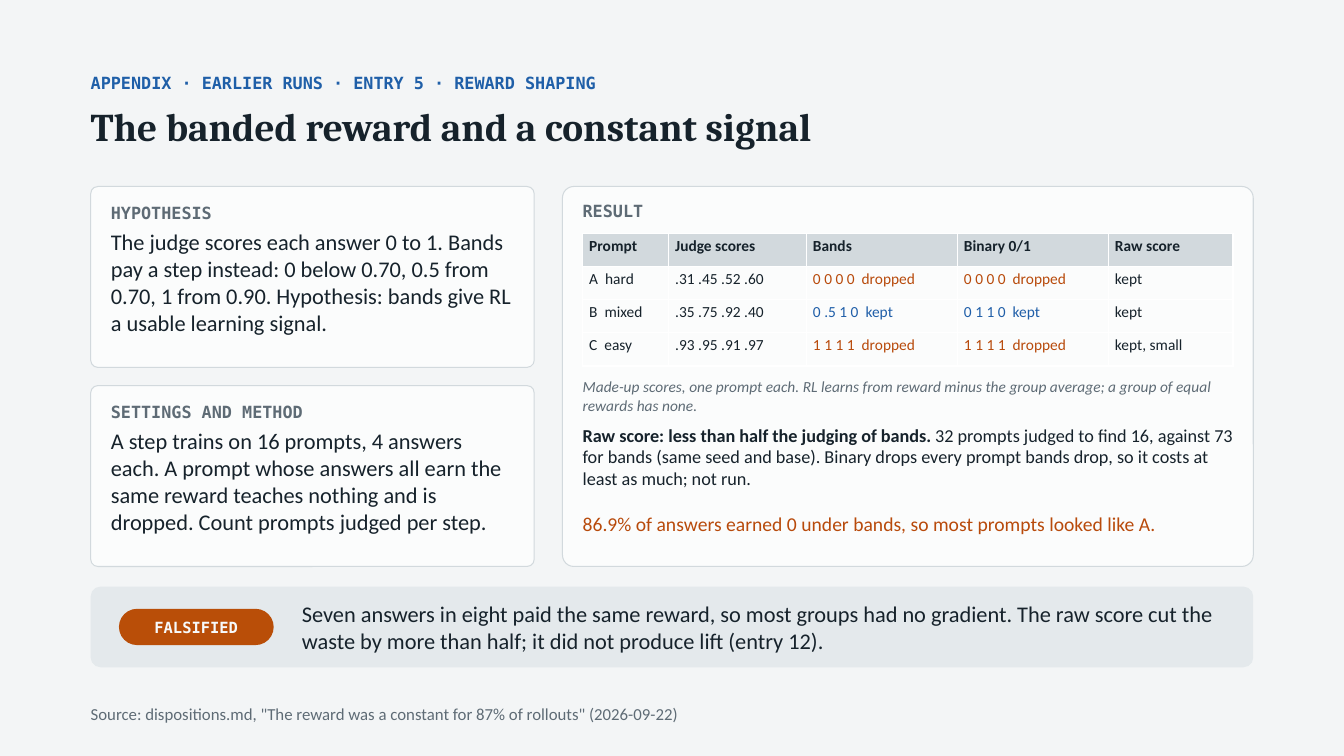
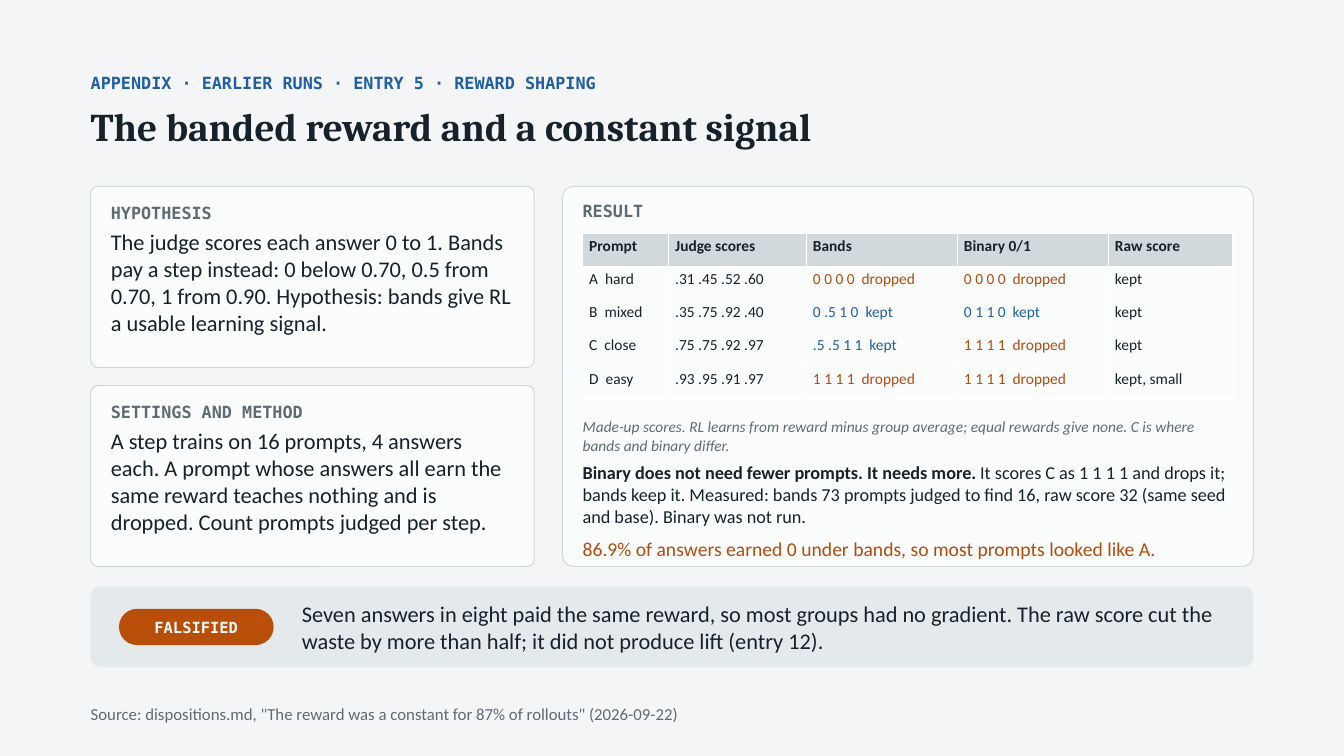
Before and after one commit to thistleknot/rl_v2_share, a slide deck: slide 19 of docs/RL_V2_rl.pptx. Drawn at 1344x756 pixels with LibreOffice and Linux fonts; fonts in the diff are those of the drawing. Boxes give left, top, right and bottom in pixels: in the first picture for what was removed or moved away, otherwise in the second. Text is boxed around its words. In the diff, an @@ line names an element or a change of style, - is before the commit and + after.

```diff
--- a/docs/RL_V2_rl.pptx
+++ b/docs/RL_V2_rl.pptx
@@ table at bbox=[583, 234, 1234, 399] @@
-row 4: C easy | .93 .95 .91 .97 | 1 1 1 1 dropped | 1 1 1 1 dropped | kept, small
+row 4: C close | .75 .75 .92 .97 | .5 .5 1 1 kept | 1 1 1 1 dropped | kept
+row 5: D easy | .93 .95 .91 .97 | 1 1 1 1 dropped | 1 1 1 1 dropped | kept, small
@@ text at bbox=[583, 421, 1194, 454]: text changed @@
-Made-up scores, one prompt each. RL learns from reward minus the group average; a group of equal rewards has none.
+Made-up scores. RL learns from reward minus group average; equal rewards give none. C is where bands and binary differ.
@@ text at bbox=[583, 466, 1226, 526]: text changed @@
-Raw score: less than half the judging of bands. 32 prompts judged to find 16, against 73 for bands (same seed and base). Binary drops every prompt bands drop, so it costs at least as much; not run.
+Binary does not need fewer prompts. It needs more. It scores C as 1 1 1 1 and drops it; bands keep it. Measured: bands 73 prompts judged to find 16, raw score 32 (same seed and base). Binary was not run.
@@ text "86.9% of answers earned 0 ...": place and size @@
-text "86.9% of answers earned 0 ..." at bbox=[583, 517, 1155, 534]
+text "86.9% of answers earned 0 ..." at bbox=[583, 542, 1155, 559]
```
